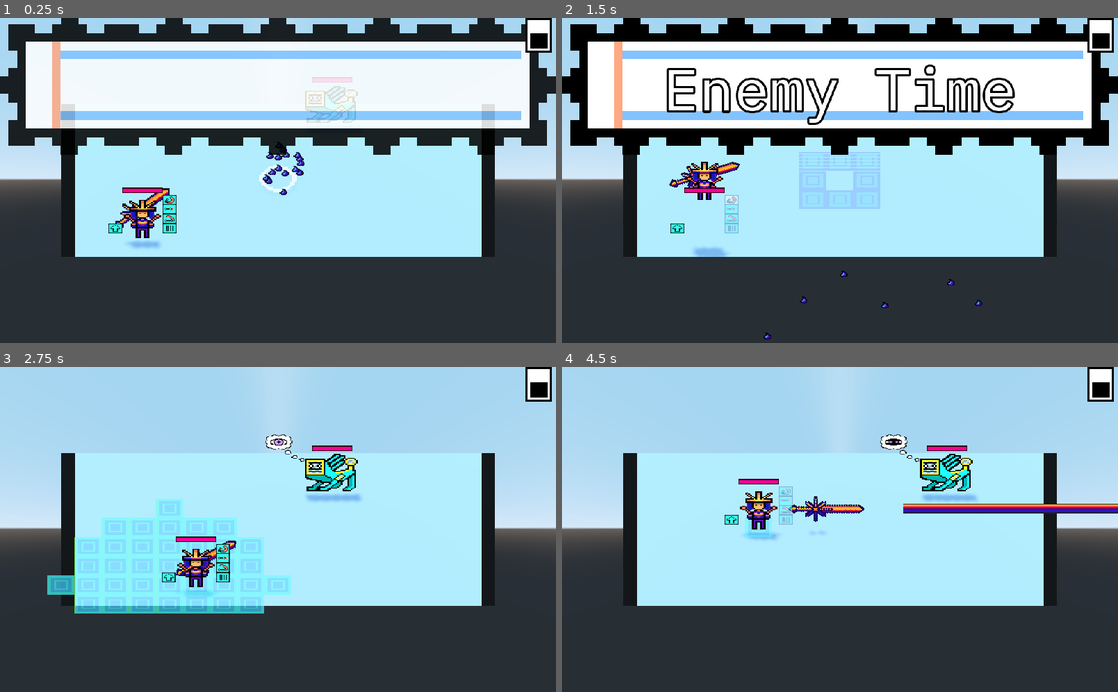
Above: before the commit, frames 1-4 (two rows, left to right).
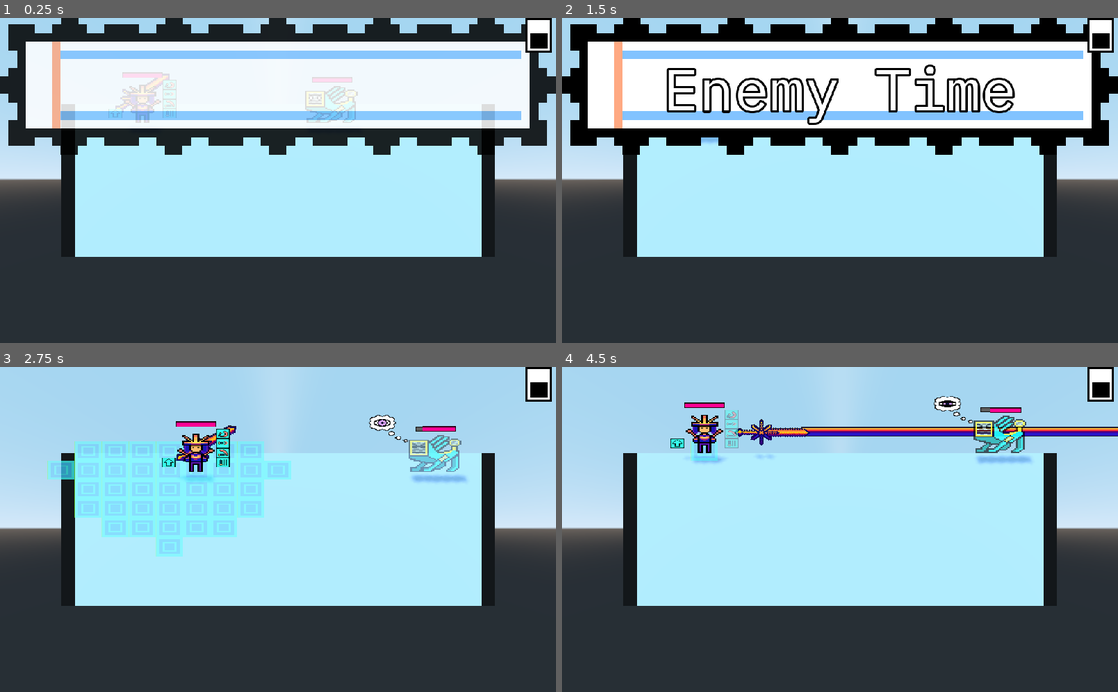
Above: after the commit, the same moments.

Repository: INeedAUniqueUsername/PlasticTactics
Game: Godot game, scene res://World.tscn
Same seed, same stepped clock (60 frames per second), same inputs: the game is played once before the commit and once after it.
Inputs (mouse positions are in pixels of both pictures, inside the frame that each line leads up to):
- Up to frame 1 (0.25 s): no input
- Up to frame 2 (1.5 s): tap Enter at 0.5 s; move the mouse to (962, 164) at 0.52 s; hold Right 0.53-1.28 s; hold Z 0.53-1.28 s; click (962, 164) at 0.67 s; move the mouse to (728, 196) at 1.27 s; hold Down from 1.28 s (still down); tap X at 1.35 s
- Up to frame 3 (2.75 s): move the mouse to (333, 458) at 2.02 s; release Down at 2.03 s; hold Right from 2.03 s (still down); hold Enter from 2.03 s (still down)
- Up to frame 4 (4.5 s): move the mouse to (812, 594) at 2.77 s; release Right at 2.78 s; release Enter at 2.78 s; hold Up 2.78-3.53 s; tap Z at 2.85 s; click (812, 594) at 2.92 s; move the mouse to (1006, 578) at 3.52 s; hold X 3.53-4.28 s; hold Left from 3.53 s (still down); move the mouse to (673, 480) at 4.27 s; tap Enter at 4.35 s

The runs differ from the first frame. In frame 1, 2.4% of the frame differs, in the area x 19-55%, y 16-71%; in frame 2, 2.5%; in frame 3, 20%, in the area x 8-84%, y 14-76%; in frame 4, 8.4%.

Commit message:
tweak Sunset Sword effects

Diff:
--- /dev/null
+++ b/BeamArea.gd
@@ -0,0 +1,14 @@
+extends Node
+export(NodePath) var area
+export(float) var length
+func _ready():
+	area = get_node(area)
+	var tr = get_parent().get_global_transform()
+
+	var count = 10
+	for i in range(count):
+		yield(get_tree().create_timer(0.5 / count), "timeout")
+		var a = area.duplicate()
+		get_parent().add_child(a)
+		a.set_global_transform(tr)
+		Helper.tween_move(a, tr.basis.x * length, 0.3, Tween.TRANS_LINEAR, 0)
--- /dev/null
+++ b/SplashWaterTile.tscn
@@ -0,0 +1,62 @@
+[gd_scene load_steps=4 format=2]
+
+[ext_resource path="res://SplashTile.png" type="Texture" id=1]
+
+[sub_resource type="Animation" id=1]
+resource_name = "Fade"
+length = 1.2
+tracks/0/type = "value"
+tracks/0/path = NodePath(".:opacity")
+tracks/0/interp = 1
+tracks/0/loop_wrap = true
+tracks/0/imported = false
+tracks/0/enabled = true
+tracks/0/keys = {
+"times": PoolRealArray( 0, 0.3, 1.2 ),
+"transitions": PoolRealArray( 0.5, 2, 1 ),
+"update": 0,
+"values": [ 0.0, 0.9, 0.0 ]
+}
+tracks/1/type = "method"
+tracks/1/path = NodePath("..")
+tracks/1/interp = 1
+tracks/1/loop_wrap = true
+tracks/1/imported = false
+tracks/1/enabled = true
+tracks/1/keys = {
+"times": PoolRealArray( 1.2 ),
+"transitions": PoolRealArray( 1 ),
+"values": [ {
+"args": [  ],
+"method": "queue_free"
+} ]
+}
+
+[sub_resource type="Animation" id=2]
+length = 0.001
+tracks/0/type = "value"
+tracks/0/path = NodePath(".:opacity")
+tracks/0/interp = 1
+tracks/0/loop_wrap = true
+tracks/0/imported = false
+tracks/0/enabled = true
+tracks/0/keys = {
+"times": PoolRealArray( 0 ),
+"transitions": PoolRealArray( 1 ),
+"update": 0,
+"values": [ 0.9 ]
+}
+
+[node name="SplashWaterTile" type="Spatial"]
+
+[node name="Anim" type="AnimationPlayer" parent="."]
+root_node = NodePath("../Spatial")
+autoplay = "Fade"
+anims/Fade = SubResource( 1 )
+anims/RESET = SubResource( 2 )
+
+[node name="Spatial" type="Sprite3D" parent="."]
+opacity = 0.9
+pixel_size = 0.0625
+axis = 1
+texture = ExtResource( 1 )
--- a/SunsetBeam.tscn
+++ b/SunsetBeam.tscn
@@ -1,11 +1,12 @@
-[gd_scene load_steps=6 format=2]
+[gd_scene load_steps=7 format=2]
 
 [ext_resource path="res://SunsetBeam.png" type="Texture" id=1]
 [ext_resource path="res://Damage.gd" type="Script" id=2]
+[ext_resource path="res://BeamArea.gd" type="Script" id=3]
 
 [sub_resource type="Animation" id=2]
 resource_name = "Beam"
-length = 0.6
+length = 0.8
 tracks/0/type = "value"
 tracks/0/path = NodePath(".:region_rect")
 tracks/0/interp = 1
@@ -13,10 +14,10 @@
 tracks/0/imported = false
 tracks/0/enabled = true
 tracks/0/keys = {
-"times": PoolRealArray( 0, 0.3, 0.6 ),
-"transitions": PoolRealArray( 1, 1, 1 ),
+"times": PoolRealArray( 0, 0.3, 0.5, 0.8 ),
+"transitions": PoolRealArray( 1, 1, 1, 1 ),
 "update": 0,
-"values": [ Rect2( 0, 0, 1, 8 ), Rect2( 0, 0, 256, 8 ), Rect2( 256, 0, 1, 8 ) ]
+"values": [ Rect2( 0, 0, 1, 8 ), Rect2( 0, 0, 256, 8 ), Rect2( 0, 0, 256, 8 ), Rect2( 256, 0, 1, 8 ) ]
 }
 tracks/1/type = "value"
 tracks/1/path = NodePath(".:translation")
@@ -25,31 +26,19 @@
 tracks/1/imported = false
 tracks/1/enabled = true
 tracks/1/keys = {
-"times": PoolRealArray( 0, 0.3, 0.6 ),
-"transitions": PoolRealArray( 1, 1, 1 ),
+"times": PoolRealArray( 0, 0.3, 0.5, 0.8 ),
+"transitions": PoolRealArray( 1, 1, 1, 1 ),
 "update": 0,
-"values": [ Vector3( 0, 0, 0 ), Vector3( 0, 0, 0 ), Vector3( 16, 0, 0 ) ]
+"values": [ Vector3( 0, 0, 0 ), Vector3( 0, 0, 0 ), Vector3( 0, 0, 0 ), Vector3( 16, 0, 0 ) ]
 }
-tracks/2/type = "value"
-tracks/2/path = NodePath("../Area:translation")
+tracks/2/type = "method"
+tracks/2/path = NodePath("..")
 tracks/2/interp = 1
 tracks/2/loop_wrap = true
 tracks/2/imported = false
 tracks/2/enabled = true
 tracks/2/keys = {
-"times": PoolRealArray( 0, 0.3, 0.6 ),
-"transitions": PoolRealArray( 1, 1, 1 ),
-"update": 0,
-"values": [ Vector3( 0, 0, 0 ), Vector3( 16, 0, 0 ), Vector3( 16, 0, 0 ) ]
-}
-tracks/3/type = "method"
-tracks/3/path = NodePath("..")
-tracks/3/interp = 1
-tracks/3/loop_wrap = true
-tracks/3/imported = false
-tracks/3/enabled = true
-tracks/3/keys = {
-"times": PoolRealArray( 0.6 ),
+"times": PoolRealArray( 0.8 ),
 "transitions": PoolRealArray( 1 ),
 "values": [ {
 "args": [  ],
@@ -97,11 +86,11 @@
 }
 
 [sub_resource type="BoxShape" id=1]
-extents = Vector3( 0.2, 0.2, 0.05 )
+extents = Vector3( 0.05, 0.2, 0.05 )
 
 [node name="SunsetBeam" type="Spatial" groups=["Actor"]]
 script = ExtResource( 2 )
-damage = 10
+damage = 5
 
 [node name="Anim" type="AnimationPlayer" parent="."]
 root_node = NodePath("../SunsetBeam")
@@ -122,3 +111,8 @@
 texture = ExtResource( 1 )
 region_enabled = true
 region_rect = Rect2( 0, 0, 1, 8 )
+
+[node name="Node" type="Node" parent="."]
+script = ExtResource( 3 )
+area = NodePath("../Area")
+length = 16.0
--- a/SunsetSword.gd
+++ b/SunsetSword.gd
@@ -1,20 +1,39 @@
 extends "res://Damage.gd"
 
 const Beam = preload("res://SunsetBeam.tscn")
-const Splash = preload("res://SunsetSwordSplash.tscn")
+
+#onready var world = Helper.get_world(self)
 func fire_beam():
 	var b = Beam.instance()
 	var world = Helper.get_world(self)
 	world.call_deferred("add_child", b)
 	yield(b, "tree_entered")
-	b.set_global_transform($Pivot/Sprite/Beam.get_global_transform())
+	b.set_global_transform($Pivot/Sprite/Tip.get_global_transform())
 	#yield(Helper.tween_move(b, get_global_transform().basis.x * 30, 1, Tween.TRANS_LINEAR), "completed")
 	yield(b, "tree_exited")
 	b.queue_free()
+const Splash = preload("res://SunsetSwordSplash.tscn")
 func make_splash():
 	var s = Splash.instance()
 	var world = Helper.get_world(self)
 	world.call_deferred("add_child", s)
 	yield(s, "tree_entered")
-	s.set_global_transform($Pivot/Sprite/Splash.get_global_transform())
+	s.set_global_transform($Pivot/Sprite/Tip.get_global_transform())
 	#s.queue_free()
+const Spark = preload("res://SunsetSwordSpark.tscn")
+func make_wave():
+	var dur = 0.3
+
+	for i in range(16):
+		yield(get_tree().create_timer(pow(0.3 * i / 200.0, 2)), "timeout")
+		create_spark()
+func create_spark():
+	var s = Spark.instance()
+	var world = Helper.get_world(self)
+	world.call_deferred("add_child", s)
+	yield(s, "tree_entered")
+	var tr = $Pivot/Sprite/Tip.get_global_transform()
+	s.set_global_transform(tr)
+	yield(Helper.tween_move(s, tr.basis.x * 6, 1.5, Tween.TRANS_QUAD, Tween.EASE_OUT), "completed")
+	yield(Helper.tween_property(s, "opacity", 1, 0, 0.5, Tween.TRANS_QUAD, Tween.EASE_IN), "completed")
+	s.queue_free()
--- a/SunsetSword.tscn
+++ b/SunsetSword.tscn
@@ -175,6 +175,20 @@
 "update": 1,
 "values": [ true, false ]
 }
+tracks/3/type = "method"
+tracks/3/path = NodePath(".")
+tracks/3/interp = 1
+tracks/3/loop_wrap = true
+tracks/3/imported = false
+tracks/3/enabled = true
+tracks/3/keys = {
+"times": PoolRealArray( 0.2 ),
+"transitions": PoolRealArray( 1 ),
+"values": [ {
+"args": [  ],
+"method": "make_wave"
+} ]
+}
 
 [sub_resource type="Animation" id=7]
 resource_name = "Smash"
@@ -378,10 +392,6 @@
 transform = Transform( 0.707107, 0.707107, 0, -0.707107, 0.707107, 0, 0, 0, 1, 0, 0, 0 )
 shape = SubResource( 8 )
 
-[node name="Beam" type="Spatial" parent="Pivot/Sprite"]
+[node name="Tip" type="Spatial" parent="Pivot/Sprite"]
 transform = Transform( 0.707107, -0.707107, 0, 0.707107, 0.707107, 0, 0, 0, 1, 0.75, 0.75, 0 )
 script = ExtResource( 3 )
-
-[node name="Splash" type="Spatial" parent="Pivot/Sprite"]
-transform = Transform( 0.707107, -0.707107, 0, 0.707107, 0.707107, 0, 0, 0, 1, 0.66, 0.66, 0 )
-script = ExtResource( 3 )
--- /dev/null
+++ b/SunsetSwordSpark.tscn
@@ -0,0 +1,18 @@
+[gd_scene load_steps=4 format=2]
+
+[ext_resource path="res://Damage.gd" type="Script" id=1]
+[ext_resource path="res://SunsetSpark.png" type="Texture" id=2]
+
+[sub_resource type="BoxShape" id=1]
+extents = Vector3( 0.15, 0.17, 0.05 )
+
+[node name="SunsetSwordSpark" type="Sprite3D" groups=["Actor"]]
+pixel_size = 0.0313
+texture = ExtResource( 2 )
+script = ExtResource( 1 )
+damage = 10
+
+[node name="Area" type="Area" parent="." groups=["Damage"]]
+
+[node name="CollisionShape" type="CollisionShape" parent="Area"]
+shape = SubResource( 1 )
--- a/SunsetSwordSplash.gd
+++ b/SunsetSwordSplash.gd
@@ -2,7 +2,7 @@
 
 const Drop = preload("res://SunsetSwordSplashDrop.tscn")
 func _ready():
-	for i in range(16):
+	for i in range(32):
 		var d = Drop.instance()
 		get_parent().call_deferred("add_child", d)
 		d.set_global_transform(get_global_transform())
--- a/SunsetSwordSplashDrop.gd
+++ b/SunsetSwordSplashDrop.gd
@@ -4,9 +4,22 @@
 var vel = Vector3(0, 0, 0)
 func _ready():
 	var angle = randf() * PI * 2
-	var hspeed = rand_range(1.0, 4.0)
-	vel = Vector3(hspeed * cos(angle), rand_range(2, 7), hspeed * sin(angle))
+	var hspeed = rand_range(1.0, 6.0)
+	vel = Vector3(hspeed * cos(angle), rand_range(2, 6), hspeed * sin(angle))
 var grav = Vector3(0, -9.8, 0)
 func _physics_process(delta):
 	global_translate(vel * delta)
 	vel += grav * delta
+
+const Splash = preload("res://SplashWaterTile.tscn")
+func _on_area_entered(area):
+	var actor = Helper.get_actor(area)
+	if !actor:
+		actor = area.get_parent()
+	if actor and actor.is_in_group("Ground"):
+		var s = Splash.instance()
+		var world = Helper.get_world(self)
+		world.add_child(s)
+		s.set_global_transform(get_global_transform())
+		s.scale = Vector3(0.5, 0.5, 0.5)
+		queue_free()
--- a/SunsetSwordSplashDrop.tscn
+++ b/SunsetSwordSplashDrop.tscn
@@ -1,10 +1,55 @@
-[gd_scene load_steps=4 format=2]
+[gd_scene load_steps=6 format=2]
 
 [ext_resource path="res://SunsetDrop.png" type="Texture" id=1]
 [ext_resource path="res://SunsetSwordSplashDrop.gd" type="Script" id=2]
 
 [sub_resource type="BoxShape" id=1]
 extents = Vector3( 0.15, 0.17, 0.05 )
+
+[sub_resource type="Animation" id=2]
+resource_name = "Fade"
+length = 1.8
+tracks/0/type = "value"
+tracks/0/path = NodePath(".:opacity")
+tracks/0/interp = 1
+tracks/0/loop_wrap = true
+tracks/0/imported = false
+tracks/0/enabled = true
+tracks/0/keys = {
+"times": PoolRealArray( 0, 0.3, 1.3, 1.8 ),
+"transitions": PoolRealArray( 0.5, 1, 1, 1 ),
+"update": 0,
+"values": [ 0.0, 1.0, 1.0, 0.0 ]
+}
+tracks/1/type = "method"
+tracks/1/path = NodePath(".")
+tracks/1/interp = 1
+tracks/1/loop_wrap = true
+tracks/1/imported = false
+tracks/1/enabled = true
+tracks/1/keys = {
+"times": PoolRealArray( 1.8 ),
+"transitions": PoolRealArray( 1 ),
+"values": [ {
+"args": [  ],
+"method": "queue_free"
+} ]
+}
+
+[sub_resource type="Animation" id=3]
+length = 0.001
+tracks/0/type = "value"
+tracks/0/path = NodePath(".:opacity")
+tracks/0/interp = 1
+tracks/0/loop_wrap = true
+tracks/0/imported = false
+tracks/0/enabled = true
+tracks/0/keys = {
+"times": PoolRealArray( 0 ),
+"transitions": PoolRealArray( 1 ),
+"update": 0,
+"values": [ 1.0 ]
+}
 
 [node name="SunsetSwordSplashDrop" type="Sprite3D" groups=["Actor"]]
 pixel_size = 0.0313
@@ -15,3 +60,10 @@
 
 [node name="CollisionShape" type="CollisionShape" parent="Area"]
 shape = SubResource( 1 )
+
+[node name="Anim" type="AnimationPlayer" parent="."]
+autoplay = "Fade"
+anims/Fade = SubResource( 2 )
+anims/RESET = SubResource( 3 )
+
+[connection signal="area_entered" from="Area" to="." method="_on_area_entered"]
--- a/World.tscn
+++ b/World.tscn
@@ -8,7 +8,6 @@
 [ext_resource path="res://EndTurn.png" type="Texture" id=6]
 [ext_resource path="res://VanityFloor.png" type="Texture" id=7]
 [ext_resource path="res://Cutter.tscn" type="PackedScene" id=8]
-[ext_resource path="res://SunsetSwordSplash.tscn" type="PackedScene" id=9]
 
 [sub_resource type="Animation" id=6]
 resource_name = "Enemy"
@@ -205,12 +204,10 @@
 script = ExtResource( 2 )
 
 [node name="SunsetSoldier" parent="." instance=ExtResource( 1 )]
-transform = Transform( 1, 0, 0, 0, 1, 0, 0, 0, 1, -5, 0, 3 )
+transform = Transform( 1, 0, 0, 0, 1, 0, 0, 0, 1, -5, 0, -3 )
 
 [node name="Vanity" parent="." instance=ExtResource( 4 )]
 transform = Transform( -1, 0, -8.74228e-08, 0, 1, 0, 8.74228e-08, 0, -1, 2, 0, -3 )
-
-[node name="Spatial2" parent="." instance=ExtResource( 9 )]
 
 [node name="CameraPivot" type="Spatial" parent="."]
 transform = Transform( 1, 0, 0, 0, 0.707107, 0.707107, 0, -0.707107, 0.707107, 0, 0, 0 )
Binary file added: SunsetSpark.png
Not shown, added: SunsetSpark.png.import
Not shown: 1 places in World.tscn that only renumber resources
